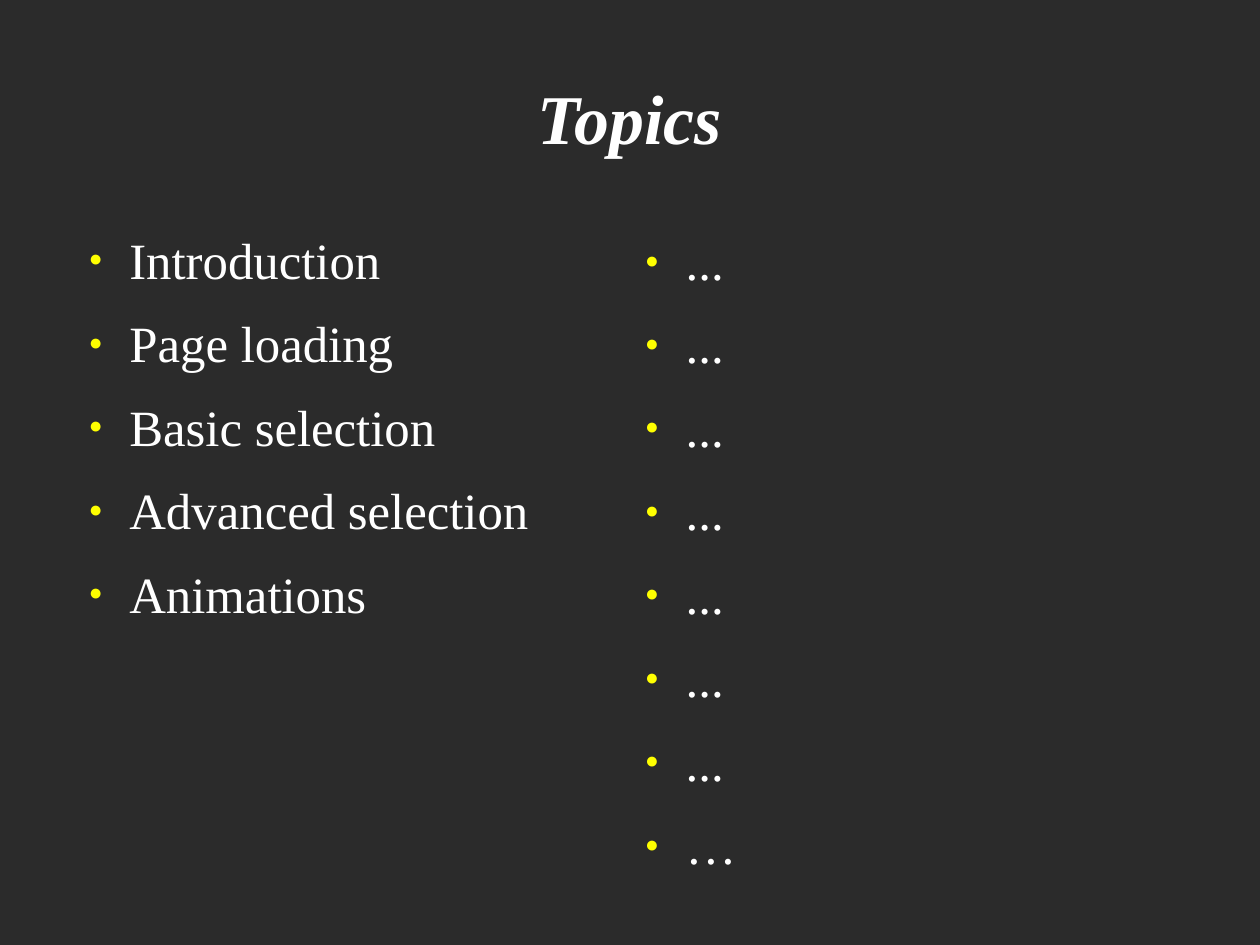
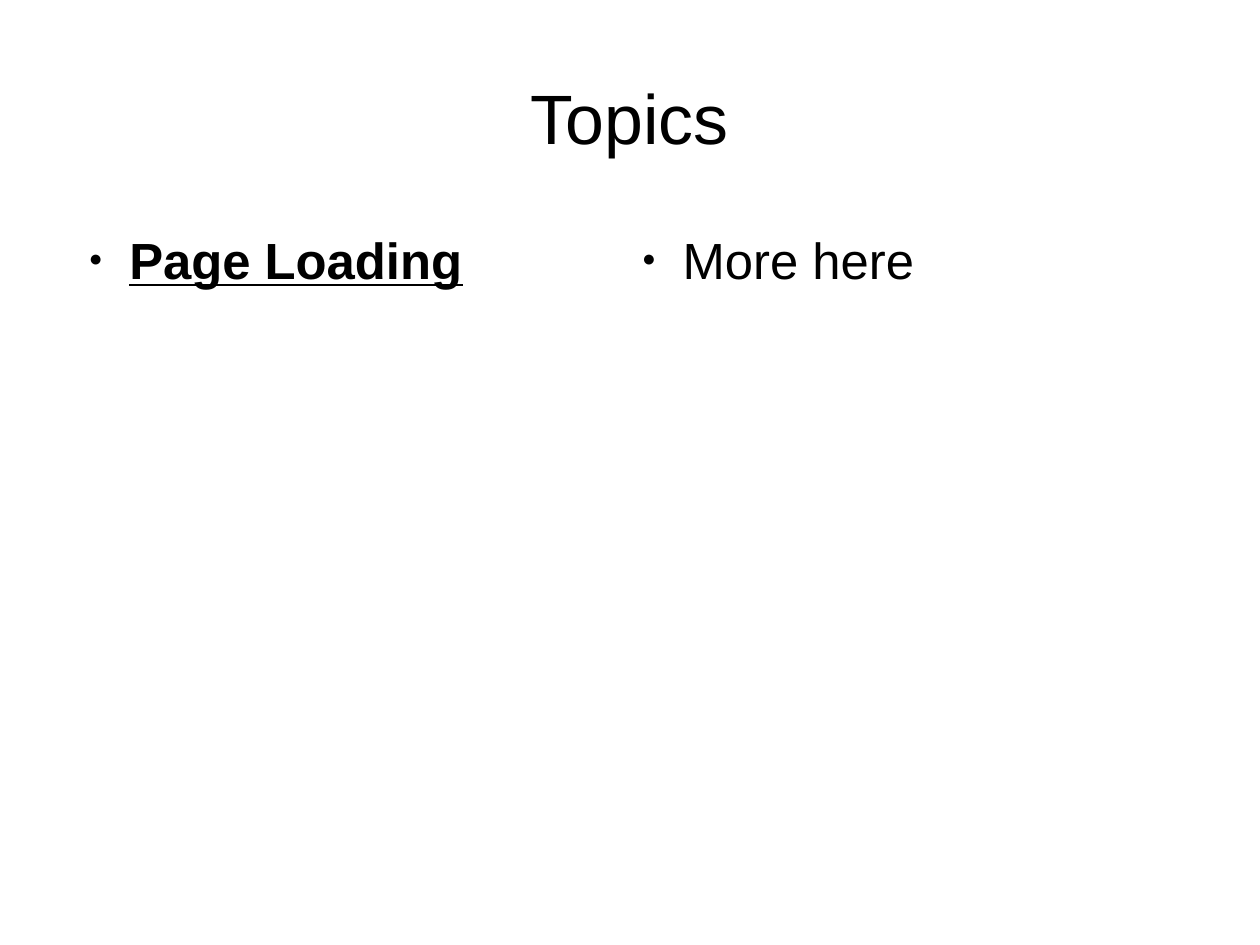
Before and after one commit to veltzer/demos, a slide deck: slide 22 of javascript/jquery/jquery.odp (slide 2 before the commit). Drawn at 1260x945 pixels with LibreOffice and Linux fonts; fonts in the diff are those of the drawing; background and template pictures are left out; a plain dark background stands for a picture behind light text. Boxes give left, top, right and bottom in pixels: in the first picture for what was removed or moved away, otherwise in the second. Text is boxed around its words. In the diff, an @@ line names an element or a change of style, - is before the commit and + after.

Commit message:
new version

```diff
--- a/javascript/jquery/jquery.odp
+++ b/javascript/jquery/jquery.odp
@@ background picture (left out) to #FFFFFF @@
@@ title "Topics" at (x1=531, y1=93, x2=729, y2=157): font Times New Roman to Arial, text colour #FFFFFF to #000000, bold off, italic off @@
@@ text removed at (x1=632, y1=230, x2=1186, y2=941) @@
-● ...
-● ...
-● ...
-● ...
-● ...
-● ...
-● ...
-● …
@@ text at (x1=129, y1=242, x2=462, y2=289): text changed; font Times New Roman to Arial; text colour #FFFFFF to #000000; bold on @@
-● Introduction
-● Page loading
-● Basic selection
-● Advanced selection
-● Animations
+● Page Loading
@@ text added at (x1=683, y1=242, x2=914, y2=280), 32 pt, text #000000 @@
+● More here
```
Also in this commit, not shown: 32 other slides changed.
